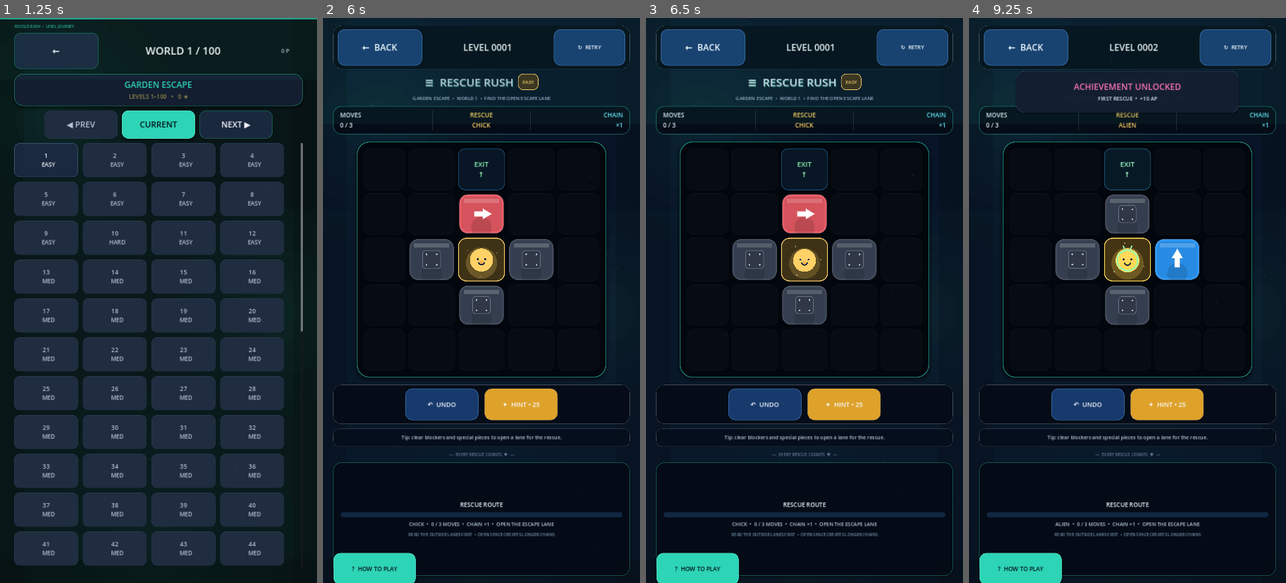
Above: before the commit, frames 1-4 (left to right).
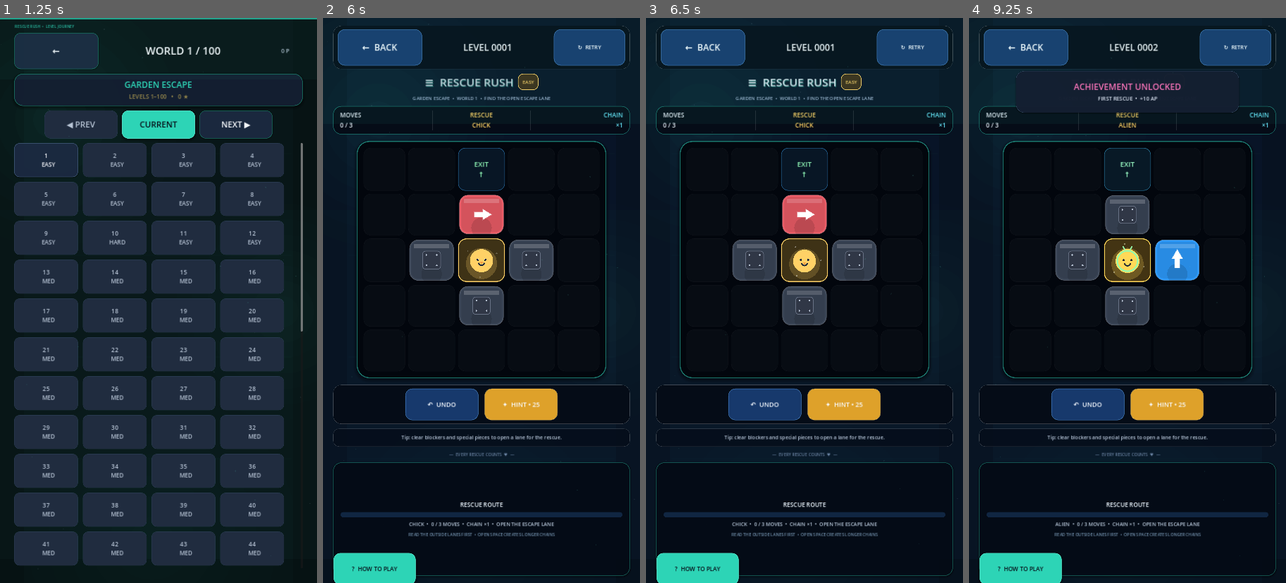
Above: after the commit, the same moments.

Repository: eghosa001/unjam
Game: Godot game, scene res://scenes/Main.tscn
Two runs of this game, one before a commit and one after it. Both use one fixed random seed, a clock stepped at 60 frames per second and the inputs below.
Inputs (mouse positions are in pixels of both pictures, inside the frame that each line leads up to):
- Up to frame 1 (1.25 s): click "PLAY NOW • LEVEL 1" at 0.5 s
- Up to frame 2 (6 s): click "1 EASY" at 1.25 s; click (481, 215) at 2 s; click "↶ UNDO" at 2.75 s; click "↻ RETRY" at 3.5 s; click "↻ RETRY" at 4.25 s; click "↻ RETRY" at 5 s; click "GOT IT — PLAY" at 5.75 s
- Up to frame 3 (6.5 s): no input
- Up to frame 4 (9.25 s): click "✦ HINT • 25" at 6.5 s; click (1127, 215) at 7.25 s; click "↶ UNDO" at 8 s; click "NEXT RESCUE" at 8.75 s

Frame 1 is identical in both runs. In frame 2, 1.0% of the frame differs, in the area x 10-90%, y 21-64%; in frame 3, 1.0%; in frame 4, 1.1%.

Commit message:
fix: constrain Rescue Rush boards to viewport

Diff:
--- a/scripts/game/rescue_rush_motion_final.gd
+++ b/scripts/game/rescue_rush_motion_final.gd
@@ -4,6 +4,32 @@
 # The polished escape sequence lasts ~0.47 s; keep a small safety margin so
 # the final arrow is fully off-screen before the rescue/result celebration.
 var _escape_visual_deadline_msec := 0
+
+func render_board() -> void:
+	super.render_board()
+	_fit_board_to_viewport()
+
+func _fit_board_to_viewport() -> void:
+	if board_grid == null or board_panel == null or width <= 0 or height <= 0:
+		return
+	var viewport_size := get_viewport_rect().size
+	var gap_x := float(board_grid.get_theme_constant("h_separation"))
+	var gap_y := float(board_grid.get_theme_constant("v_separation"))
+	var max_board_width := minf(maxf(320.0, viewport_size.x - 112.0), 860.0)
+	# Reserve the header/status/action/footer stack and constrain late-level tall
+	# boards by height as well as width. Width-only sizing was the overflow root cause.
+	var max_board_height := minf(maxf(360.0, viewport_size.y * 0.52), 1040.0)
+	var calculated_width := floor((max_board_width - 40.0 - gap_x * float(maxi(0, width - 1))) / float(width))
+	var calculated_height := floor((max_board_height - 40.0 - gap_y * float(maxi(0, height - 1))) / float(height))
+	var cell_size := int(clampf(minf(calculated_width, calculated_height), 54.0, 142.0))
+	for child in board_grid.get_children():
+		if child is Control:
+			(child as Control).custom_minimum_size = Vector2(cell_size, cell_size)
+			if child.get_child_count() > 0 and child.get_child(0) is Control:
+				(child.get_child(0) as Control).custom_minimum_size = Vector2(cell_size, cell_size)
+	var board_width := float(width * cell_size) + gap_x * float(maxi(0, width - 1)) + 40.0
+	var board_height := float(height * cell_size) + gap_y * float(maxi(0, height - 1)) + 40.0
+	board_panel.custom_minimum_size = Vector2(board_width, board_height)
 
 func escape_piece(index: int, trigger_effect: bool) -> void:
 	var was_active := index >= 0 and index < pieces.size() and bool(pieces[index].get("active", true))
